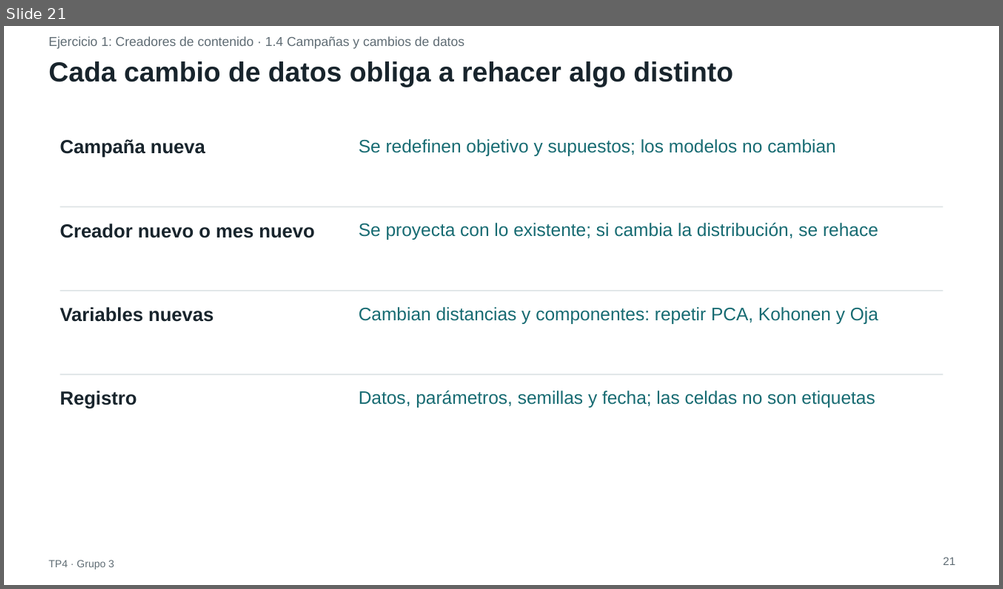
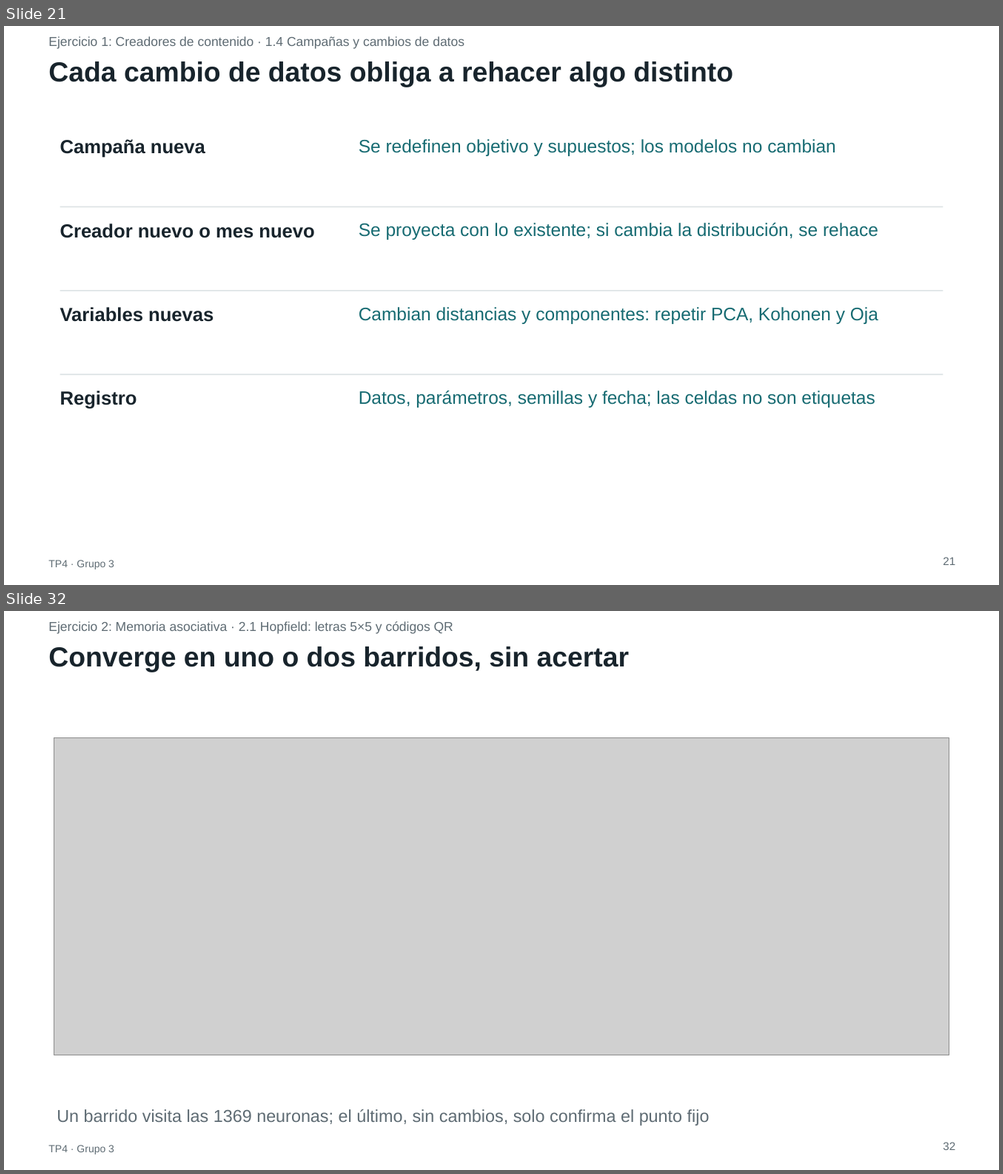
Before and after one commit to ldicandia/SIA-G3, a slide deck: TP4/docs/presentacion/TP4-presentacion.pptx. Shown one above the other, each under a label of ours: slide 21 before the commit, slides 21 and 32 after it; the slides between them are not shown. The pictures are 1003x589 and 1003x1174 pixels, drawn with LibreOffice and Linux fonts; fonts in the diff are those of the drawing; grey boxes stand for pictures. Boxes give left, top, right and bottom in pixels: in the first picture for what was removed or moved away, otherwise in the second. Text is boxed around its words. In the diff, an @@ line names an element or a change of style, - is before the commit and + after.

```diff
--- a/TP4/docs/presentacion/TP4-presentacion.pptx
+++ b/TP4/docs/presentacion/TP4-presentacion.pptx
@@ slide 32 added at box(4, 611, 999, 1170), background #FFFFFF @@
@@ text added at box(48, 621, 453, 634), 15 pt, text #5E6B73 @@
+Ejercicio 2: Memoria asociativa · 2.1 Hopfield: letras 5×5 y códigos QR
@@ text added at box(48, 647, 629, 672), 32 pt, text #18242C, bold @@
+Converge en uno o dos barridos, sin acertar
@@ picture added at box(54, 738, 949, 1056) @@
@@ text added at box(57, 1110, 709, 1126), 20 pt, text #5E6B73 @@
+Un barrido visita las 1369 neuronas; el último, sin cambios, solo confirma el punto fijo
@@ text added at box(942, 1142, 955, 1150), 13 pt, text #5E6B73 @@
+32
@@ text added at box(48, 1145, 114, 1155), 12 pt, text #5E6B73 @@
+TP4 · Grupo 3
```
Also in this commit, not shown: 10 slides changed, 4 other slides added, 6 other files.
